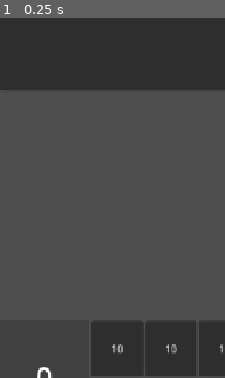
Above: before the commit, frame 1.
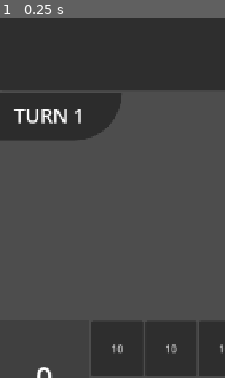
Above: after the commit, the same moment.

Repository: LeYohan-rgb/trad-games-hub
Game: Godot game, scene res://Scenes/adjiboto_room.tscn
Two runs of this game, one before a commit and one after it. Both use one fixed random seed, a clock stepped at 60 frames per second and the inputs below. This scene is started directly instead of the project's main scene.
Inputs:
- Up to frame 1 (0.25 s): no input
The pictures show only the part of the screen within x 0-50%, y 0-50%; the shares and areas given below are measured in that part.

The runs differ from the first frame. In frame 1, 6.4% of the frame differs, in the area x 0-54%, y 20-34%.
Error before the commit: Out of bounds get index '0' (on base: 'Array[String]') (res://Scripts/adjiboto_room.gd:60)
Error after the commit: Out of bounds get index '0' (on base: 'Array[String]') (res://Scripts/adjiboto_room.gd:61)

Commit message:
Added a turn label and finished the first phase rule

Diff:
--- a/Scenes/adjiboto_room.tscn
+++ b/Scenes/adjiboto_room.tscn
@@ -2,6 +2,10 @@
 
 [ext_resource type="Script" uid="uid://bvxje35dlj0nx" path="res://Scripts/adjiboto_room.gd" id="1_k13sv"]
 [ext_resource type="Script" uid="uid://rlu17rqucwoq" path="res://Scripts/holes_container.gd" id="2_tacjl"]
+
+[sub_resource type="StyleBoxFlat" id="StyleBoxFlat_jague"]
+bg_color = Color(0.17283267, 0.17283267, 0.17283258, 1)
+corner_radius_bottom_right = 100
 
 [node name="adjiboto_room" type="VBoxContainer" unique_id=323146293]
 anchors_preset = 15
@@ -36,6 +40,22 @@
 [node name="Control2" type="Control" parent="." unique_id=317861812]
 layout_mode = 2
 size_flags_vertical = 3
+
+[node name="turn_panel" type="Panel" parent="Control2" unique_id=89935022]
+layout_mode = 0
+offset_right = 195.0
+offset_bottom = 76.0
+theme_override_styles/panel = SubResource("StyleBoxFlat_jague")
+
+[node name="turn_lbl" type="Label" parent="Control2/turn_panel" unique_id=865011529]
+layout_mode = 0
+offset_left = 22.0
+offset_top = -9.0
+offset_right = 291.0
+offset_bottom = 80.0
+theme_override_font_sizes/font_size = 32
+text = "TURN 1"
+vertical_alignment = 1
 
 [node name="HBoxContainer" type="HBoxContainer" parent="." unique_id=1379196086]
 layout_mode = 2
--- a/Scripts/adjiboto_room.gd
+++ b/Scripts/adjiboto_room.gd
@@ -6,6 +6,7 @@
 
 @onready var plr_1_stones_lbl = $HBoxContainer/adjiboto_boat_1/Label
 @onready var plr_2_stones_lbl = $HBoxContainer/adjiboto_boat_2/Label
+@onready var turn_lbl = $Control2/turn_panel/turn_lbl
 
 var modulate_color_1 = "e8dc0e"
 var modulate_color_2 = "00f3fd"
@@ -86,7 +87,7 @@
 	if game_state[hole_num] > 1:
 
 		#10 TURN RULE
-		if hole_num in holes_used_in_first_stage:
+		if hole_num in holes_used_in_first_stage and game_state["game_turn"] <= 10:
 			illegal_move_message_first_stage()
 			return
 
@@ -232,6 +233,7 @@
 
 func go_to_next_turn():
 	game_state["game_turn"] += 1
+	update_turn_counter()
 	if game_state["turn"] == 0:
 		game_state["turn"] = 1
 	else:
@@ -244,3 +246,10 @@
 		return 10
 	else:
 		return num % 10
+
+func update_turn_counter():
+	turn_lbl.text = "TURN " + str(game_state["game_turn"])
+
+	if game_state["game_turn"] == 11:
+		for i in range(1, 6):
+			game_holes[i].self_modulate.a = 1
